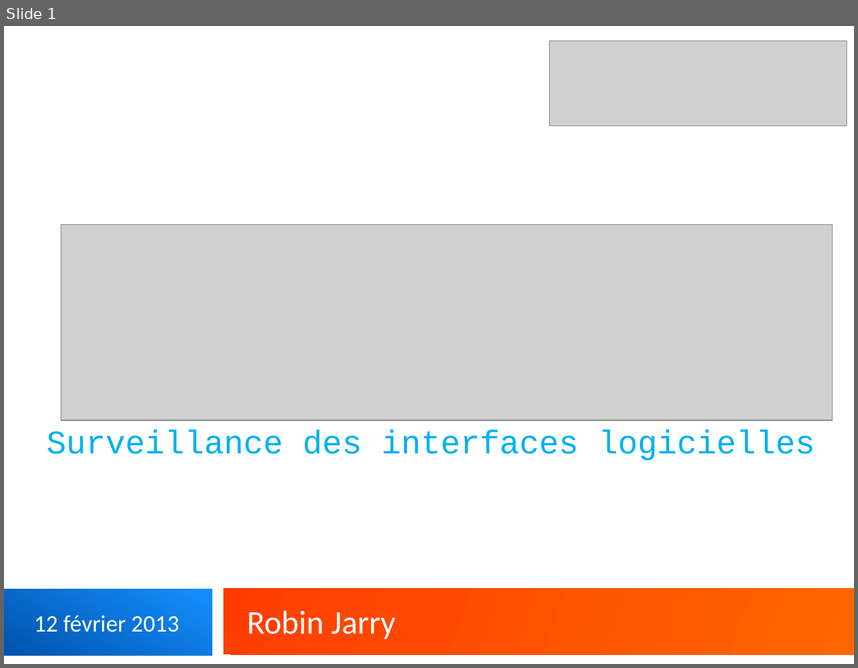
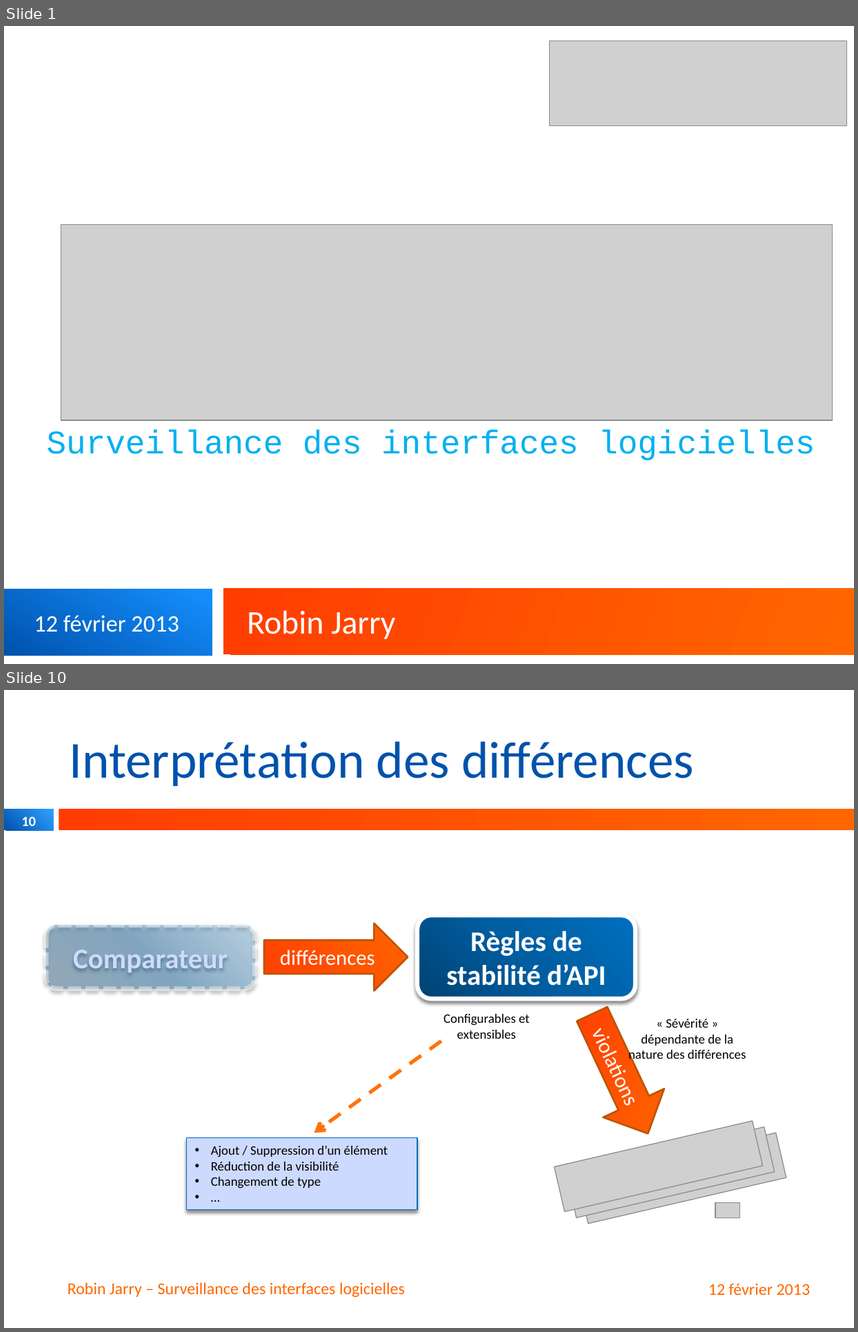
Before and after one commit to apiwatch/apiwatch, a slide deck: _docs/Presentation memoire ingenieur.pptx. Shown one above the other, each under a label of ours: slide 1 before the commit, slides 1 and 10 after it; the slides between them are not shown. The pictures are 858x668 and 858x1332 pixels, drawn with LibreOffice and Linux fonts; fonts in the diff are those of the drawing; grey boxes stand for pictures; background and template pictures are left out. Boxes give left, top, right and bottom in pixels: in the first picture for what was removed or moved away, otherwise in the second. Text is boxed around its words. In the diff, an @@ line names an element or a change of style, - is before the commit and + after.

```diff
--- a/_docs/Presentation memoire ingenieur.pptx
+++ b/_docs/Presentation memoire ingenieur.pptx
@@ slide 10 added at (4,690,854,1328), background #FFFFFF @@
@@ title added at (69,741,694,786), 44 pt, text gradient #0052AC to #2FA1FF @@
+Interprétation des différences
@@ rectangle added at (4,809,53,830), fill gradient #0052AC to #2FA1FF @@
@@ rectangle added at (59,809,854,830), fill gradient #FF3D01 to #FF6600 @@
@@ page number added at (22,816,36,826), 11.9 pt, text #FFFFFF, bold @@
+10
@@ rounded rectangle added at (417,915,635,998), fill gradient #004272 to #005EA2 to #0070C0, outline #FFFFFF 3.75 pt, 24 pt, text #FFFFFF, bold @@
+Règles de stabilité d’API
@@ rounded rectangle added at (47,925,254,989), fill gradient #004272 to #005EA2 to #0070C0, outline #FFFFFF 3.75 pt dashed, 24 pt, text #CDDAFF, bold @@
+Comparateur
@@ right arrow added at (264,923,408,990), fill gradient #FF3D01 to #FF6600, outline #BD5407 1.5 pt, 18 pt, text #FFFFFF @@
+différences
@@ right arrow added at (562,1000,678,1147), fill gradient #FF3D01 to #FF6600, outline #BD5407 1.5 pt, 18 pt, text #FFFFFF @@
+violations
@@ text added at (444,1014,530,1038), 11 pt, text #000000 @@
+Configurables et extensibles
@@ text added at (628,1018,746,1063), 11 pt, text #000000 @@
+« Sévérité » dépendante de la nature des différences
@@ arrow added from (441, 1041) to (314, 1132), #FF7209 3 pt dashed @@
@@ picture added at (554,1121,762,1211) @@
@@ rectangle added at (187,1137,417,1209), fill #CDDAFF, outline #0070C0 0.79 pt, 11 pt, text #000000 @@
+• Ajout / Suppression d’un élément
+• Réduction de la visibilité
+• Changement de type
+• …
@@ picture added at (566,1127,774,1217) @@
@@ picture added at (578,1133,786,1223) @@
@@ picture added at (715,1203,740,1218) @@
@@ text added at (67,1282,405,1297), 14 pt, text #FF6600 @@
+Robin Jarry – Surveillance des interfaces logicielles
@@ text added at (708,1283,811,1294), 14 pt, text #FF6600 @@
+12 février 2013
```
Also in this commit, not shown: 2 slides changed, 1 other slide added, 15 other files.
